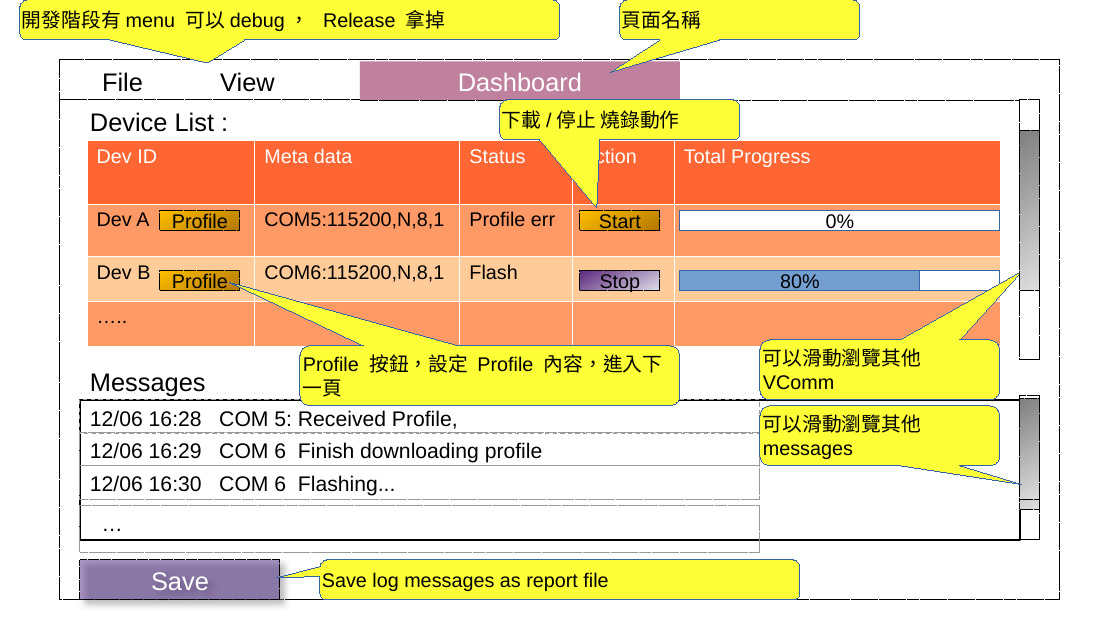
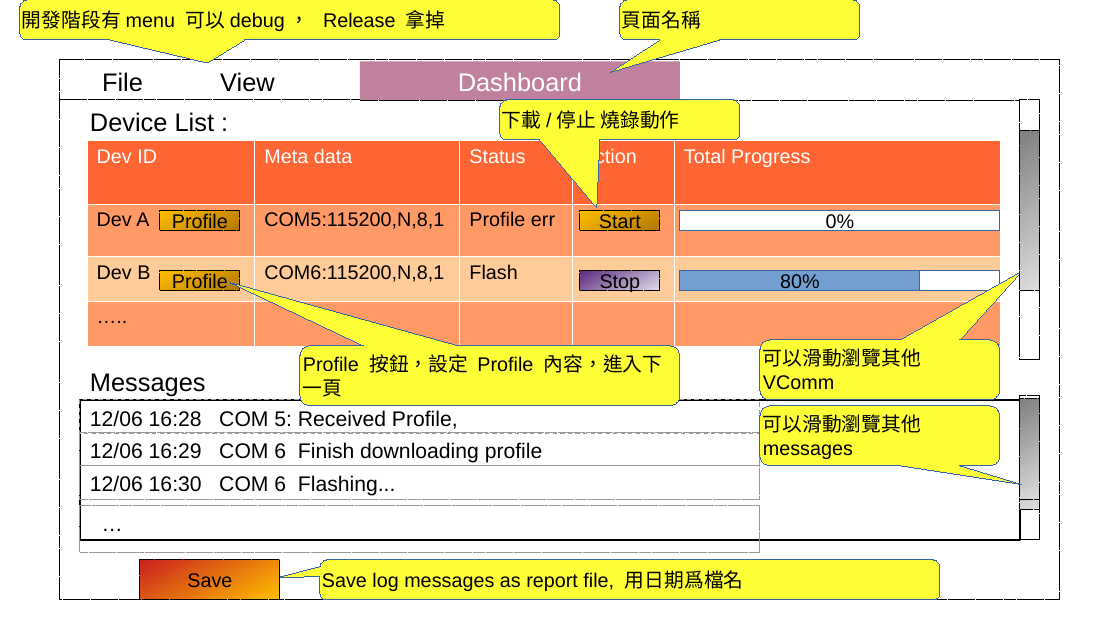
Before and after one commit to tomjpsun/obsidianVaults, a slide deck: slide 2 of DM9051A OTP 燒錄專案/Sketch.odp. Drawn at 1120x630 pixels with LibreOffice and Linux fonts; fonts in the diff are those of the drawing. Boxes give left, top, right and bottom in pixels: in the first picture for what was removed or moved away, otherwise in the second. Text is boxed around its words. In the diff, an @@ line names an element or a change of style, - is before the commit and + after.

```diff
--- a/DM9051A OTP 燒錄專案/Sketch.odp
+++ b/DM9051A OTP 燒錄專案/Sketch.odp
@@ rectangle "Save": place and size @@
-rectangle "Save" at (80,560,281,600)
+rectangle "Save" at (140,560,281,600)
@@ rectangle "Save" at (140,560,281,600): size 18 to 14 pt, text colour #FFFFFF to #000000; fill #55308D at 50% opacity to gradient #C9211E to #FFBF00; outline #000000 0 pt to #000000 0 pt dashed; shadow off @@
@@ rounded speech box "Save log messages as report ...": place and size @@
-rounded speech box "Save log messages as report ..." at (320,560,800,600)
+rounded speech box "Save log messages as report ..." at (320,560,940,600)
@@ rounded speech box "Save log messages as report ..." at (320,560,940,600): proportions changed @@
@@ text in rounded speech box at (322,570,744,591): text changed @@
-Save log messages as report file
+Save log messages as report file, 用日期爲檔名
```
Also in this commit, not shown: 2 other slides changed, 1 other file.
